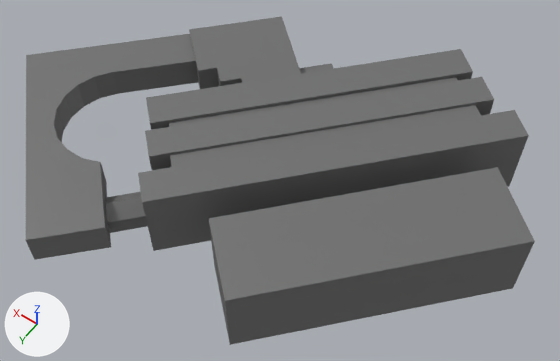
A saved change to the glTF model undefined.glb.
Camera for both pictures: a 50 mm camera at (-34.7, 48.5, 85.5) aimed at (0.9, -1.4, 7.2). Lighting does not change. The marker at lower left points along +X, +Y and +Z. Where no turn or scale is listed for an object, it has been applied to the vertices. Vertices at the same position are counted once.
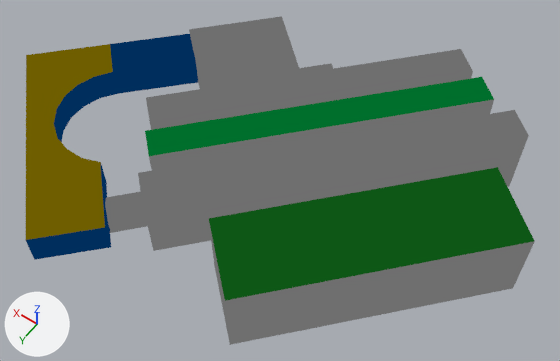
The change, as a list of edits to the scene's bpy script:
```text
Change mat_basic:
    remove # nodes: BsdfPrincipled, OutputMaterial
    nodes: BsdfTransparent, Emission, LightPath, Mix, MixShader, OutputMaterial, VertexColor
Add mat_basic_001:
    mat_basic_001 = bpy.data.materials.new('Basic.001')
    # nodes: BsdfTransparent, Emission, LightPath, MixShader, OutputMaterial
    # colours: grey #6f6f6f
Change me_a8b0f13d534a4cc9a01471d32d9d418b:
    where me_a8b0f13d534a4cc9a01471d32d9d418b.from_pydata(...)  # 88 vertices, 172 faces; spans x -18.9..30.3, y -23.6..20.6, z 0.0..10.1
    used by ob_cube__2; location = (-4.1, -5.48, 4.97)
    me_a8b0f13d534a4cc9a01471d32d9d418b part 1: vertex colours changed
Change me_eea91d5199984e87b00c52f40704c25e:
    where me_eea91d5199984e87b00c52f40704c25e.from_pydata(...)  # 16 vertices, 28 faces; spans x -15.2..15.5, y -16.9..15.5, z 0.0..10.1
    used by ob_cube__1; location = (-14.77, 4.17, 4.97)
    me_eea91d5199984e87b00c52f40704c25e part 2: vertex colours changed
Change me_pb_mesh15484:
    where me_pb_mesh15484.from_pydata(...)  # 10 vertices, 16 faces; spans x -6.96..2.56, y -7.65..2.34, z 0.0..3.55
    remove me_pb_mesh15484.materials.append(mat_basic)  # grey #6f6f6f
    add me_pb_mesh15484.materials.append(mat_basic_001)
Change me_pb_mesh15530:
    where me_pb_mesh15530.from_pydata(...)  # 44 vertices, 83 faces; spans x -16.6..13.0, y -25.7..15.4, z -5.0..-0.6
    used by ob_arch; location = (28.99, 9.89, 10.58)
    me_pb_mesh15530 part 3: vertex colours changed
```

Pixel boxes (x1, y1, x2, y2) of what changed, in the pictures (560 x 361 px):
'Cube (2)', recoloured
    both: (142, 31, 529, 251)
'Cube (1)', recoloured
    both: (209, 167, 535, 345)
'Arch', recoloured
    both: (25, 34, 198, 260)
'Cube', recoloured
    both: (105, 193, 147, 233)
